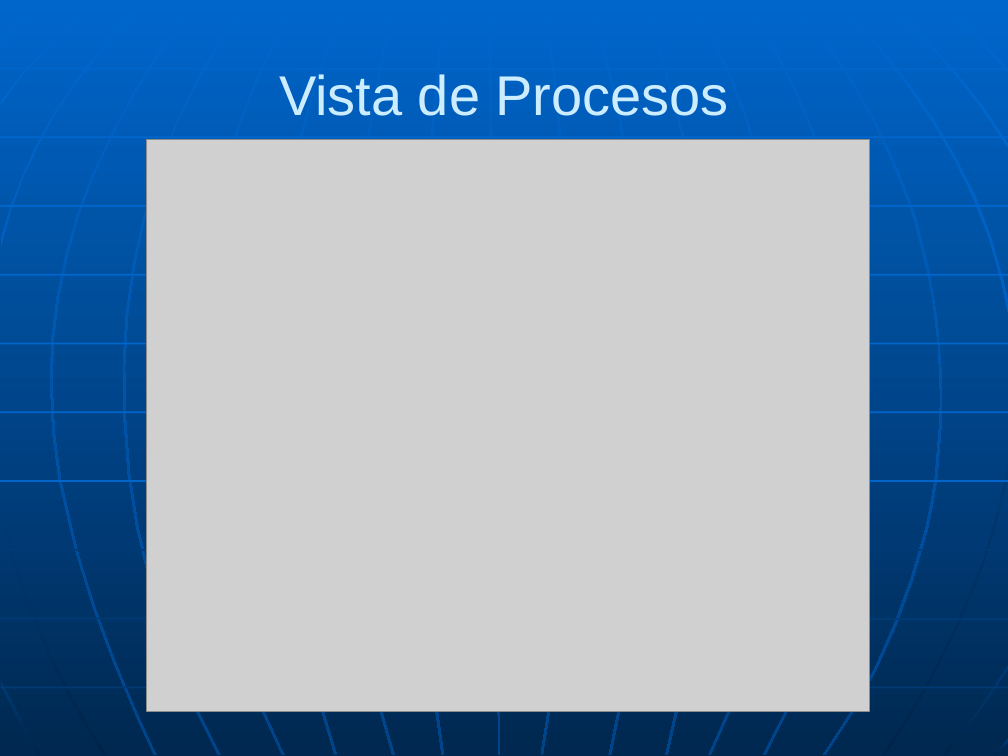
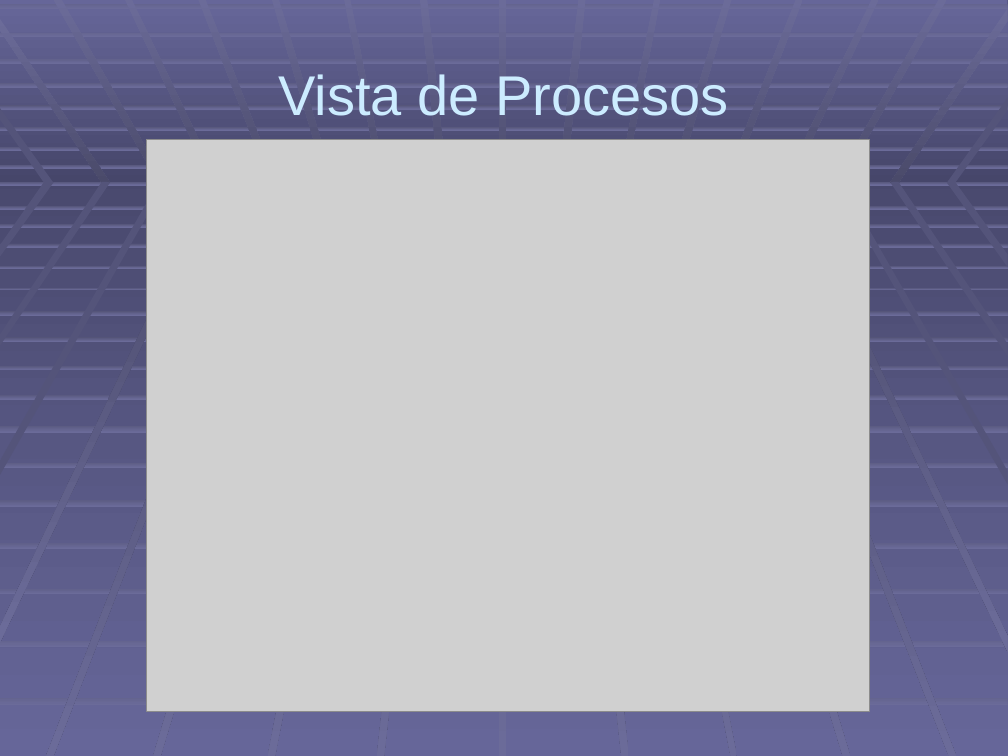
Before and after one commit to nicohen/tecnicasdedisenio, a slide deck: slide 12 of TP Final/doc/informes/LaRematada.ppt. Drawn at 1008x756 pixels with LibreOffice and Linux fonts; fonts in the diff are those of the drawing; grey boxes stand for pictures. Boxes give left, top, right and bottom in pixels: in the first picture for what was removed or moved away, otherwise in the second. Text is boxed around its words. In the diff, an @@ line names an element or a change of style, - is before the commit and + after.

```diff
--- a/TP Final/doc/informes/LaRematada.ppt
+++ b/TP Final/doc/informes/LaRematada.ppt
@@ background gradient #0066CC to #002850 to gradient #404060 to #666699 @@
@@ freeform shape: place and size @@
-freeform shape at [1,0,151,247]
+freeform shape at [0,19,110,183]
@@ freeform shape at [0,19,110,183]: fill gradient #0066CC to #0060C0 to gradient #6B6B99 to #4A4A6A @@
@@ freeform shape: place and size @@
-freeform shape at [882,0,1008,148]
+freeform shape at [890,8,1008,182]
@@ freeform shape at [890,8,1008,182]: fill #0066CC to gradient #6B6B99 to #4A4A6A @@
@@ freeform shape: place and size @@
-freeform shape at [50,0,198,755]
+freeform shape at [0,181,220,642]
@@ freeform shape at [0,181,220,642]: fill gradient #0066CC to #004488 to gradient #4A4A6A to #6B6B99 @@
@@ freeform shape at [784,181,1008,651]: fill gradient #0066CC to #004488 to gradient #4A4A6A to #6B6B99 @@
@@ freeform shape: place and size @@
-freeform shape at [791,0,942,755]
+freeform shape at [784,181,1008,651]
@@ group added at [0,0,1008,755]: 56 freeform shapes @@
@@ group removed at [0,0,1008,756]: 20 freeform shapes, 10 lines @@
```
Also in this commit, not shown: 16 other slides changed, 1 other file.
